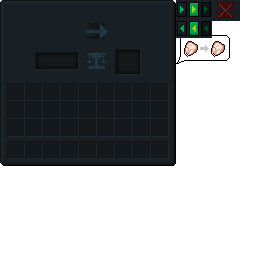
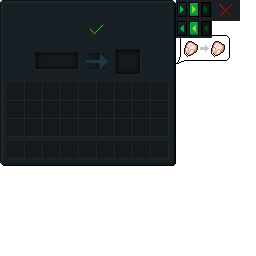
The second w=256, h=256 image is a revision of the first. Changes to its layers:
renamed "Indicator" to "Scales", hid it over box(216, 1, 235, 18)
removed layer "Conveyance" from group "Trade" over box(86, 24, 108, 39)
added group "Indicator" with 2 layers in group "Trade" over box(87, 22, 106, 39)
added layer "Checkmark" in group "Indicator" over box(89, 24, 104, 35)
renamed "Top" to "Scales", hid it, moved it into group "Indicator" over box(87, 22, 106, 39)
removed layer "Bottom" from group "Trade" over box(87, 52, 106, 69)
added group "Exchange" with 2 layers in group "Trade" over box(86, 52, 108, 69)
added layer "Arrow" in group "Exchange" over box(86, 54, 108, 69)
renamed "Give" to "Scales", moved it into group "Exchange", painted on it, unmasked it over box(87, 52, 106, 69)
